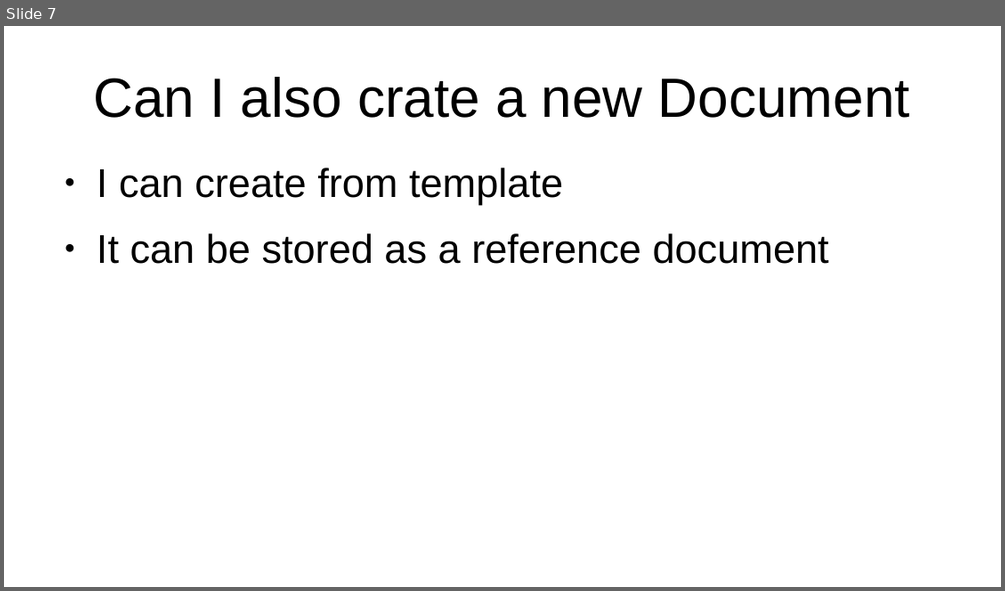
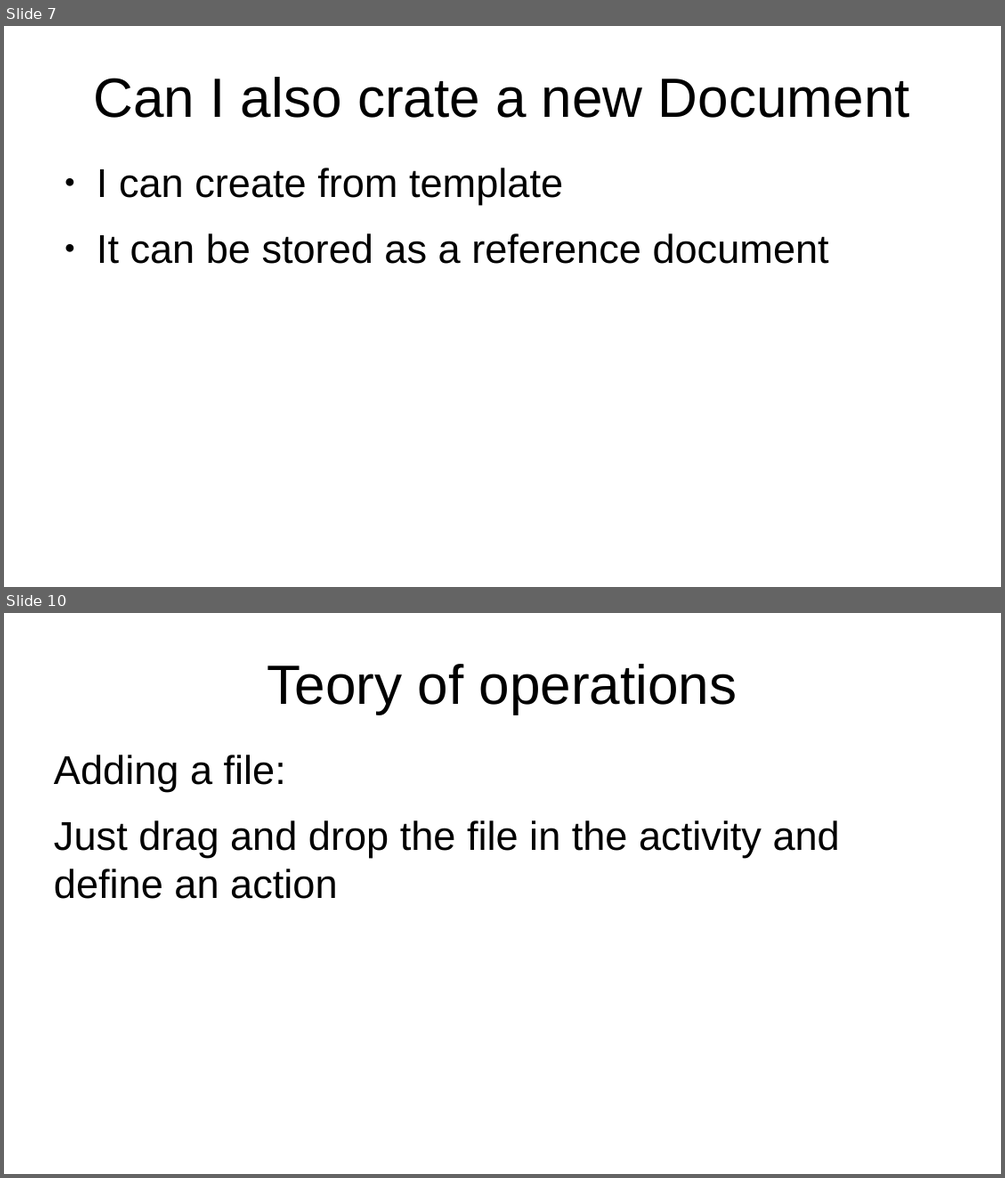
Before and after one commit to g-gualeni/QtWhiteBase, a slide deck: WhiteBase Doc/WhiteBase Stories.odp. Shown one above the other, each under a label of ours: slide 7 before the commit, slides 7 and 10 after it; the slides between them are not shown. The pictures are 1005x591 and 1005x1178 pixels, drawn with LibreOffice and Linux fonts; fonts in the diff are those of the drawing. Boxes give left, top, right and bottom in pixels: in the first picture for what was removed or moved away, otherwise in the second. Text is boxed around its words. In the diff, an @@ line names an element or a change of style, - is before the commit and + after.

```diff
--- a/WhiteBase Doc/WhiteBase Stories.odp
+++ b/WhiteBase Doc/WhiteBase Stories.odp
@@ slide 10 added at (4,613,1001,1174), background #FFFFFF @@
@@ title added at (267,664,737,714), 44 pt, text #000000 @@
+Teory of operations
@@ text added at (54,755,840,899), 32 pt, text #000000 @@
+Adding a file:
+Just drag and drop the file in the activity and define an action
```
Also in this commit, not shown: 5 other slides added, 1 slide removed.
